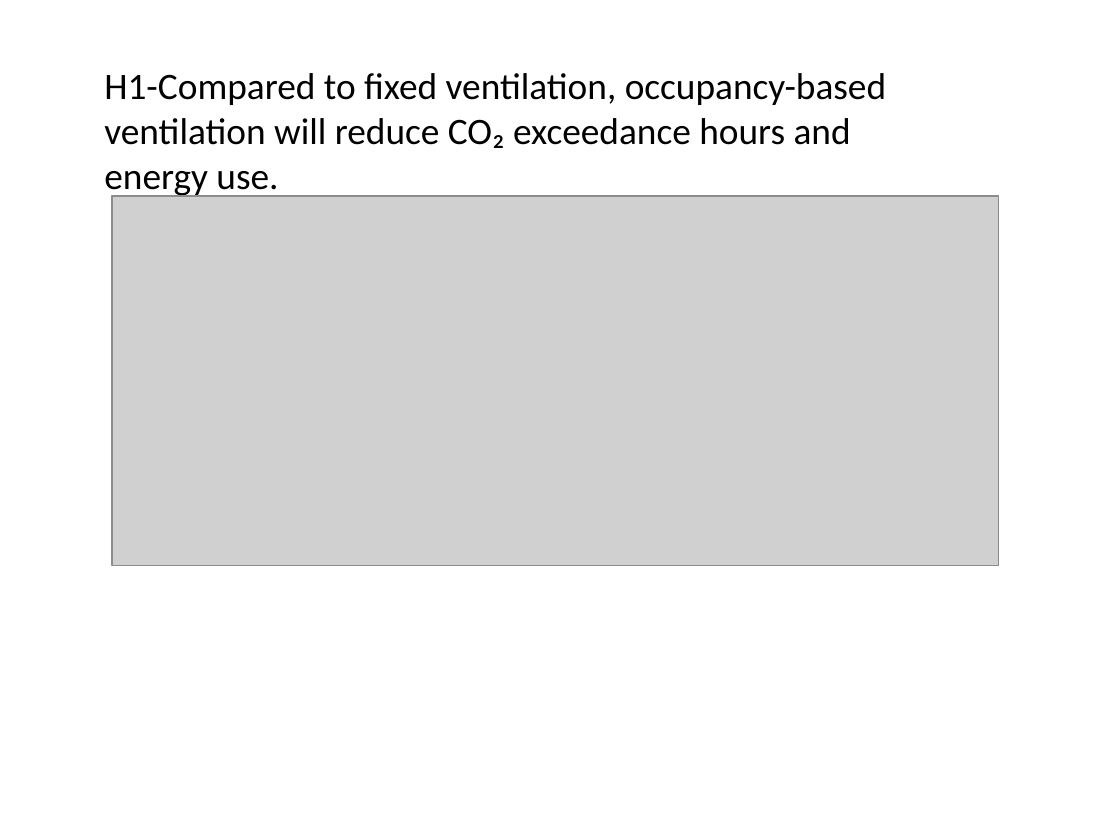
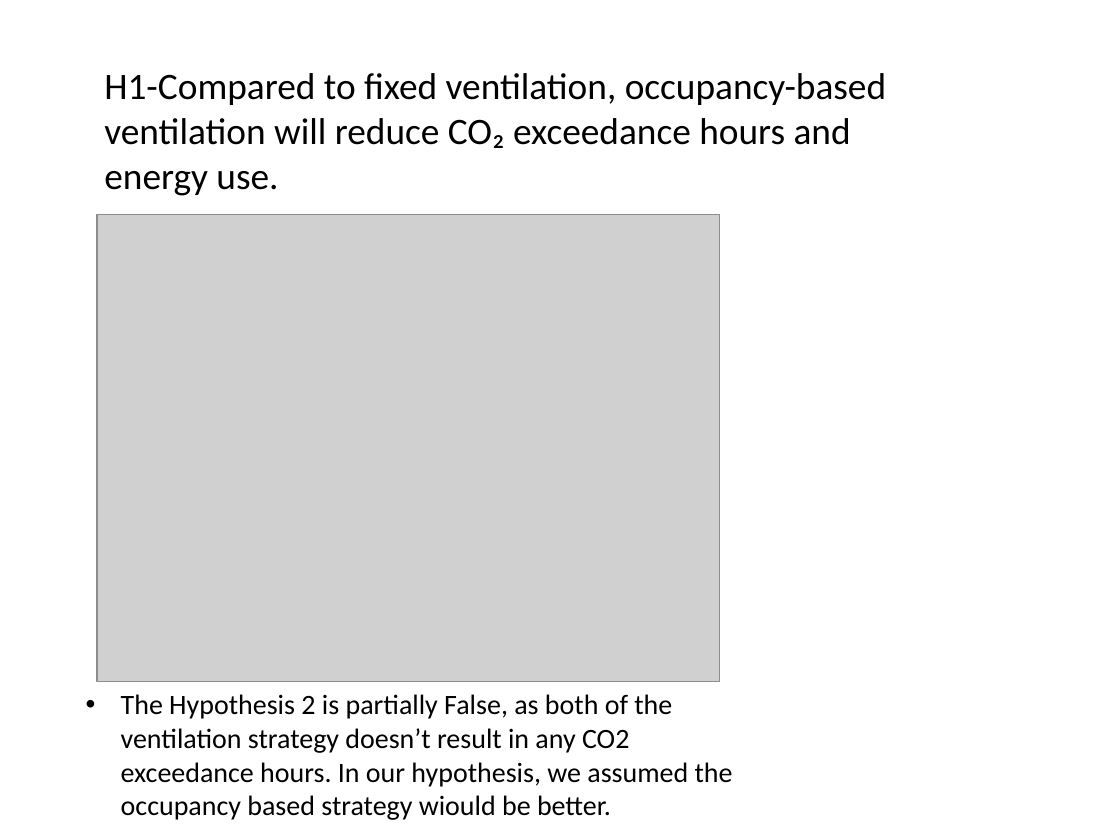
Before and after one commit to ChowdhuryAliImam/2025Fall_projects, a slide deck: slide 17 of Imam_presentation.pptx (slide 16 before the commit). Drawn at 1120x840 pixels with LibreOffice and Linux fonts; fonts in the diff are those of the drawing; grey boxes stand for pictures. Boxes give left, top, right and bottom in pixels: in the first picture for what was removed or moved away, otherwise in the second. Text is boxed around its words. In the diff, an @@ line names an element or a change of style, - is before the commit and + after.

```diff
--- a/Imam_presentation.pptx
+++ b/Imam_presentation.pptx
@@ picture: place and size @@
-picture at bbox=[112, 196, 999, 566]
+picture at bbox=[97, 215, 720, 682]
@@ text added at bbox=[121, 694, 733, 820], 18 pt, text #000000 @@
+• The Hypothesis 2 is partially False, as both of the ventilation strategy doesn’t result in any CO2 exceedance hours. In our hypothesis, we assumed the occupancy based strategy wiould be better.
```
Also in this commit, not shown: 5 other slides changed, 1 slide added, 1 slide removed.
